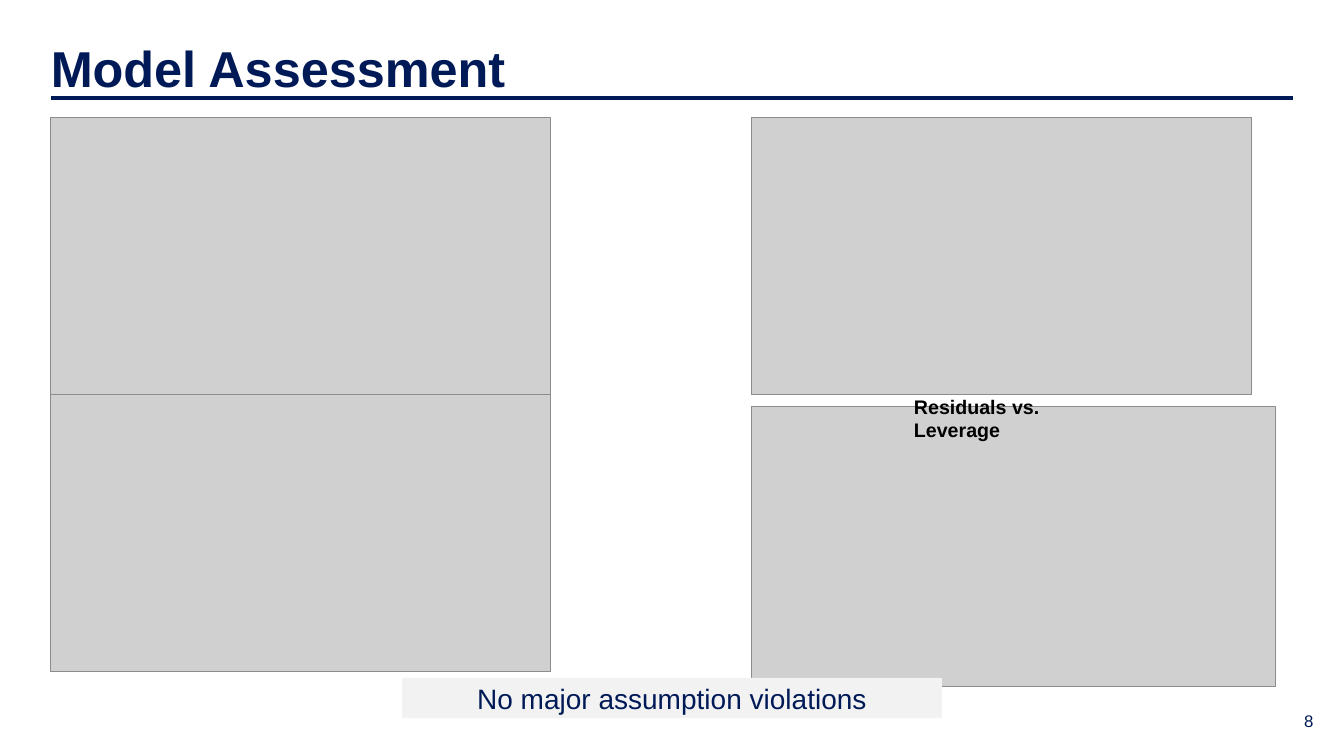
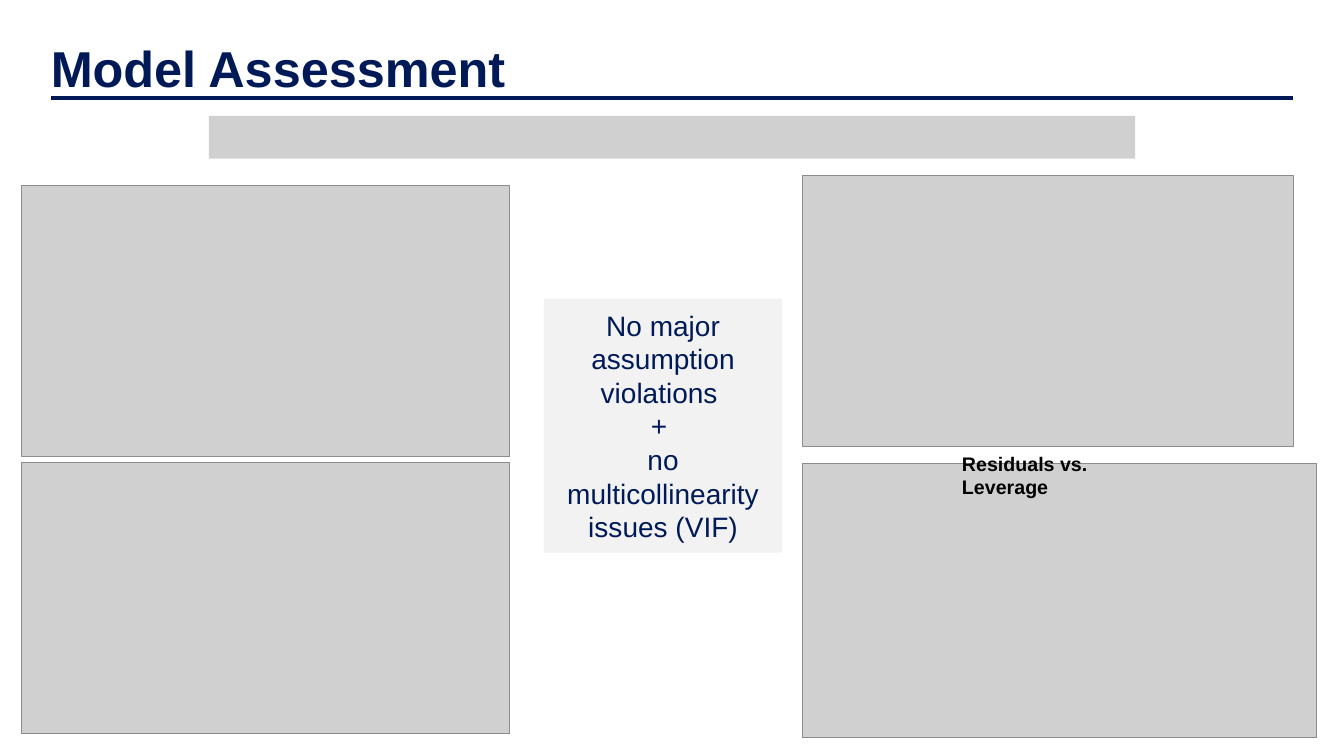
Before and after one commit to IDS-702-F21/team-project-1-effects-of-job-training-on-wages-yellowfellows, a slide deck: slide 8 of Presentation/slide_deck.pptx. Drawn at 1344x756 pixels with LibreOffice and Linux fonts; fonts in the diff are those of the drawing; grey boxes stand for pictures; background and template pictures are left out. Boxes give left, top, right and bottom in pixels: in the first picture for what was removed or moved away, otherwise in the second. Text is boxed around its words. In the diff, an @@ line names an element or a change of style, - is before the commit and + after.

```diff
--- a/Presentation/slide_deck.pptx
+++ b/Presentation/slide_deck.pptx
@@ picture added at <box>209,116,1135,159</box> @@
@@ picture: place and size @@
-picture at <box>751,118,1251,395</box>
+picture at <box>803,175,1294,448</box>
@@ picture: place and size @@
-picture at <box>50,118,551,395</box>
+picture at <box>21,186,510,456</box>
@@ rectangle "No major assumption violations": place and size @@
-rectangle "No major assumption violations" at <box>402,679,943,719</box>
+rectangle "No major assumption violations" at <box>544,298,782,553</box>
@@ picture: place and size @@
-picture at <box>50,395,551,673</box>
+picture at <box>21,463,510,733</box>
@@ text in rectangle at <box>567,455,759,542</box>: paragraphs added @@
++
+no multicollinearity issues (VIF)
@@ picture: place and size @@
-picture at <box>751,406,1275,687</box>
+picture at <box>803,464,1317,738</box>
@@ text "Residuals vs. Leverage": place and size @@
-text "Residuals vs. Leverage" at <box>914,399,1039,441</box>
+text "Residuals vs. Leverage" at <box>962,456,1087,498</box>
```
Also in this commit, not shown: 2 other slides changed, 1 slide added, 1 slide removed, 2 other files.
